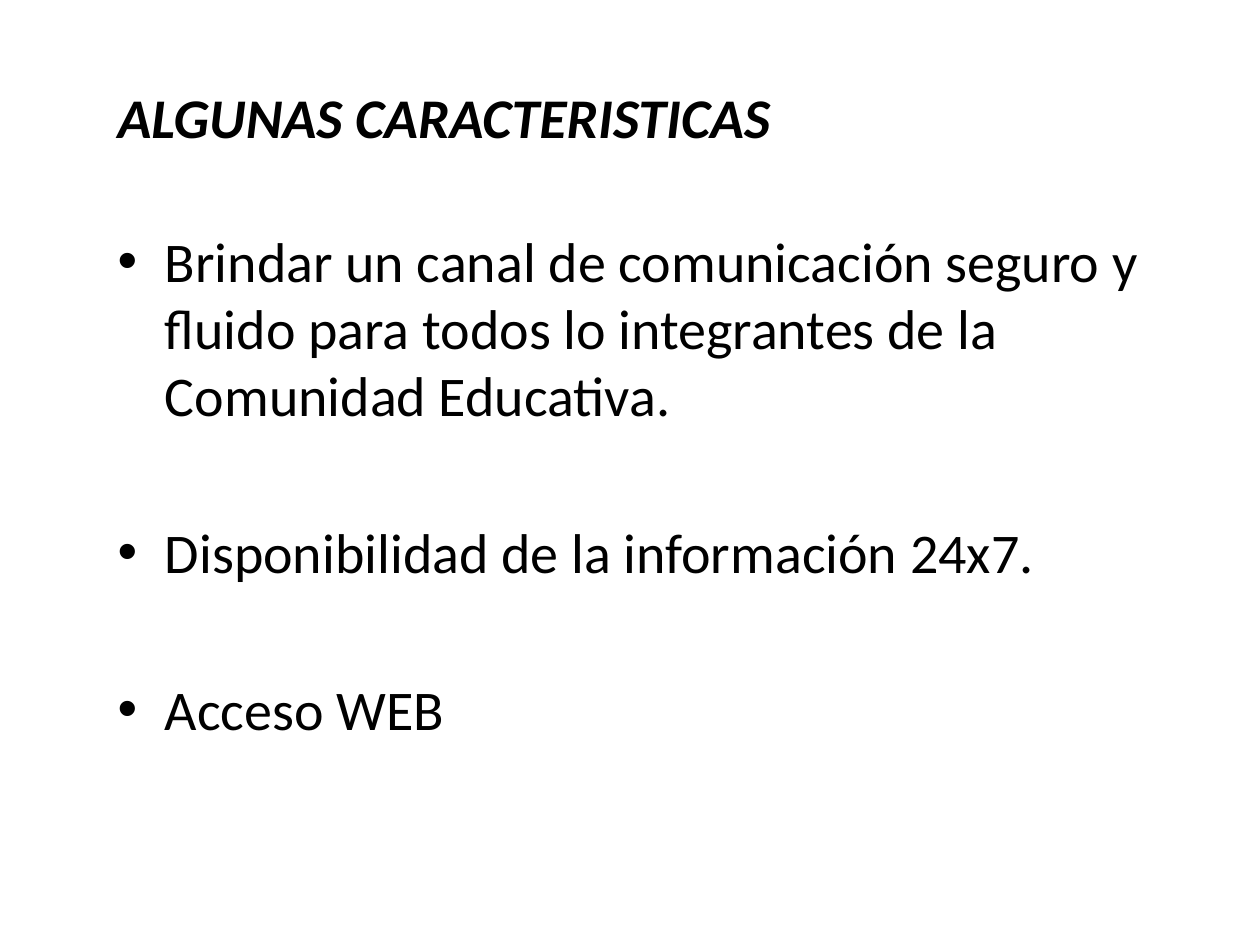
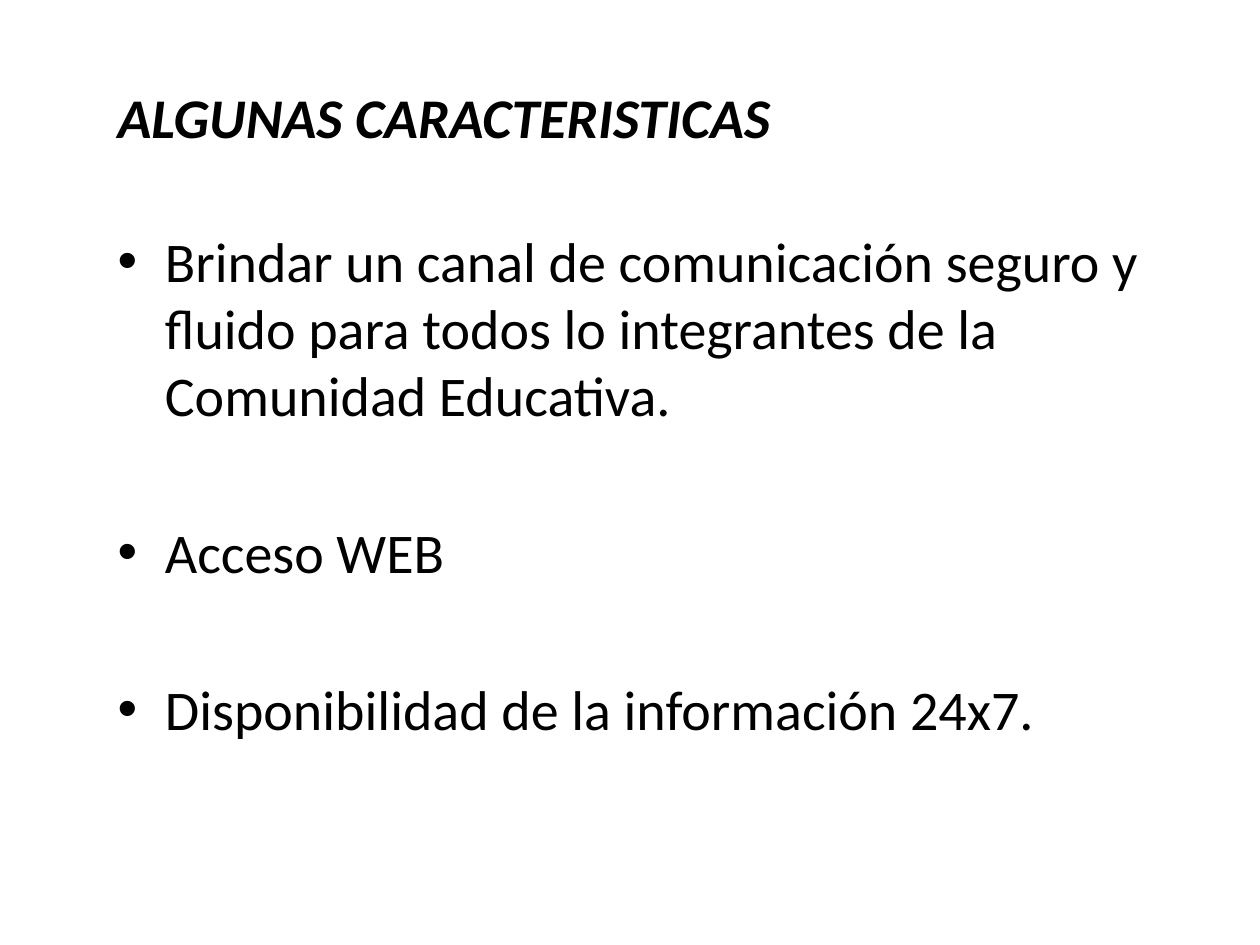
Before and after one commit to martinherr3/blpm, a slide deck: slide 10 of Docs/01-Relevamiento Inicial/Presentacion/PrimeraExposicion - Resumida.pptx. Drawn at 1260x945 pixels with LibreOffice and Linux fonts; fonts in the diff are those of the drawing; background and template pictures are left out. Boxes give left, top, right and bottom in pixels: in the first picture for what was removed or moved away, otherwise in the second. Text is boxed around its words. In the diff, an @@ line names an element or a change of style, - is before the commit and + after.

```diff
--- a/Docs/01-Relevamiento Inicial/Presentacion/PrimeraExposicion - Resumida.pptx
+++ b/Docs/01-Relevamiento Inicial/Presentacion/PrimeraExposicion - Resumida.pptx
@@ text at bbox=[165, 537, 444, 574]: paragraph added @@
+• Acceso WEB
@@ text at bbox=[165, 694, 444, 731]: paragraph removed @@
-• Acceso WEB
```
Also in this commit, not shown: 1 other slide changed.
